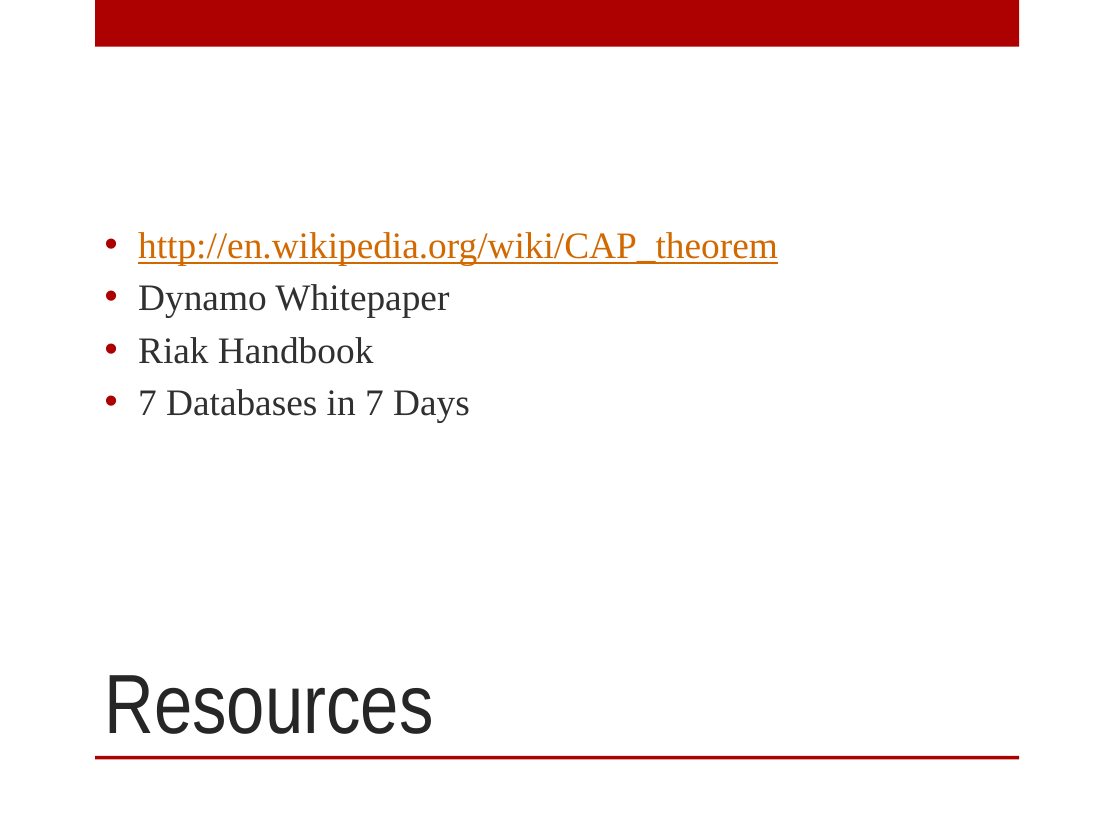
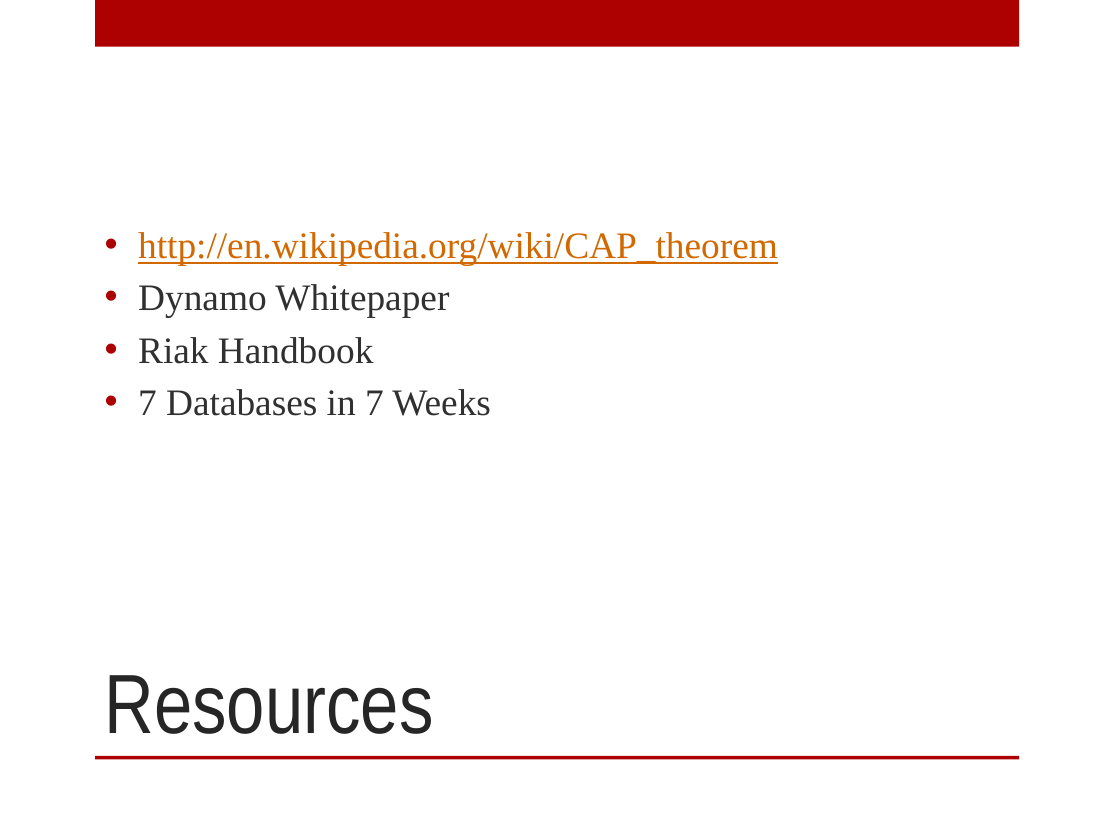
Before and after one commit to digitalBush/nosql-smackdown-talk, a slide deck: slide 55 of nosql-smackdown.pptx (slide 51 before the commit). Drawn at 1120x840 pixels with LibreOffice and Linux fonts; fonts in the diff are those of the drawing. Boxes give left, top, right and bottom in pixels: in the first picture for what was removed or moved away, otherwise in the second. Text is boxed around its words. In the diff, an @@ line names an element or a change of style, - is before the commit and + after.

```diff
--- a/nosql-smackdown.pptx
+++ b/nosql-smackdown.pptx
@@ text at [138, 389, 491, 416]: text changed @@
-• 7 Databases in 7 Days
+• 7 Databases in 7 Weeks
```
Also in this commit, not shown: 3 other slides changed, 5 slides added, 1 slide removed.
